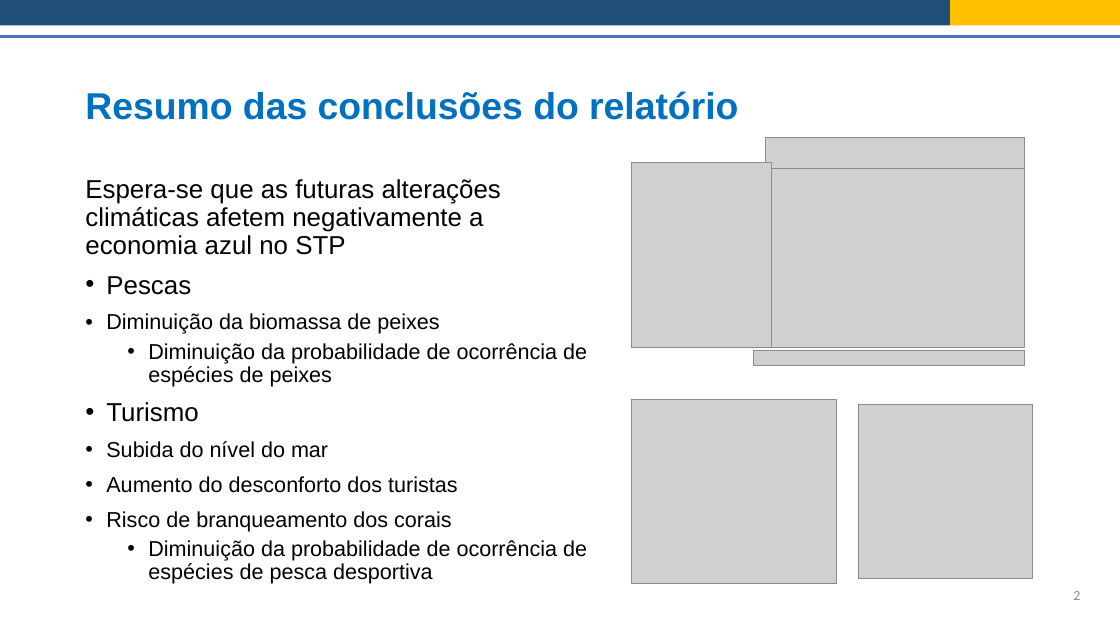
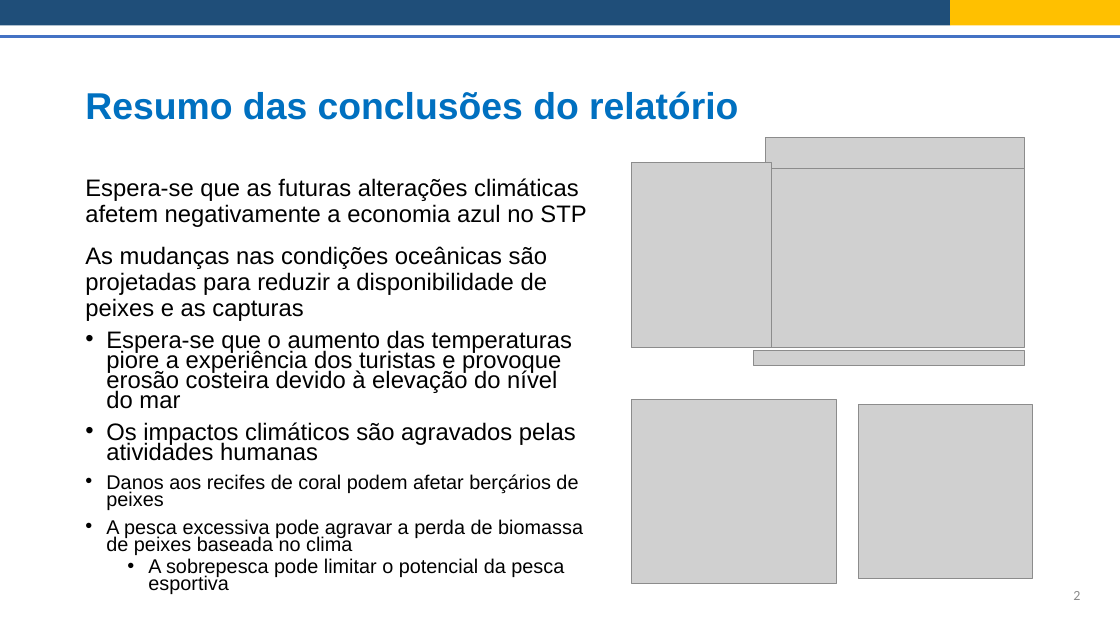
Before and after one commit to Risk-Team/trainings, a slide deck: slide 2 of STP/presentations/Session_2/Adaptation_recommendations_port.pptx. Drawn at 1120x630 pixels with LibreOffice and Linux fonts; fonts in the diff are those of the drawing; grey boxes stand for pictures. Boxes give left, top, right and bottom in pixels: in the first picture for what was removed or moved away, otherwise in the second. Text is boxed around its words. In the diff, an @@ line names an element or a change of style, - is before the commit and + after.

Commit message:
Presentation update

```diff
--- a/STP/presentations/Session_2/Adaptation_recommendations_port.pptx
+++ b/STP/presentations/Session_2/Adaptation_recommendations_port.pptx
@@ text at [85, 178, 586, 578]: text changed; size 18.5 to 20.4 pt @@
-• Espera-se que as futuras alterações climáticas afetem negativamente a economia azul no STP
-  Pescas
-  • Diminuição da biomassa de peixes
-    Diminuição da probabilidade de ocorrência de espécies de peixes
-• Turismo
-  • Subida do nível do mar
-    Aumento do desconforto dos turistas
-    Risco de branqueamento dos corais
-    Diminuição da probabilidade de ocorrência de espécies de pesca desportiva
+• Espera-se que as futuras alterações climáticas afetem negativamente a economia azul no STP
+  As mudanças nas condições oceânicas são projetadas para reduzir a disponibilidade de peixes e as capturas
+  Espera-se que o aumento das temperaturas piore a experiência dos turistas e provoque erosão costeira devido à elevação do nível do mar
+• Os impactos climáticos são agravados pelas atividades humanas
+  • Danos aos recifes de coral podem afetar berçários de peixes
+    A pesca excessiva pode agravar a perda de biomassa de peixes baseada no clima
+    A sobrepesca pode limitar o potencial da pesca esportiva
```
Also in this commit, not shown: 7 other slides changed, 3 slides added, 2 slides removed, 3 other files.
